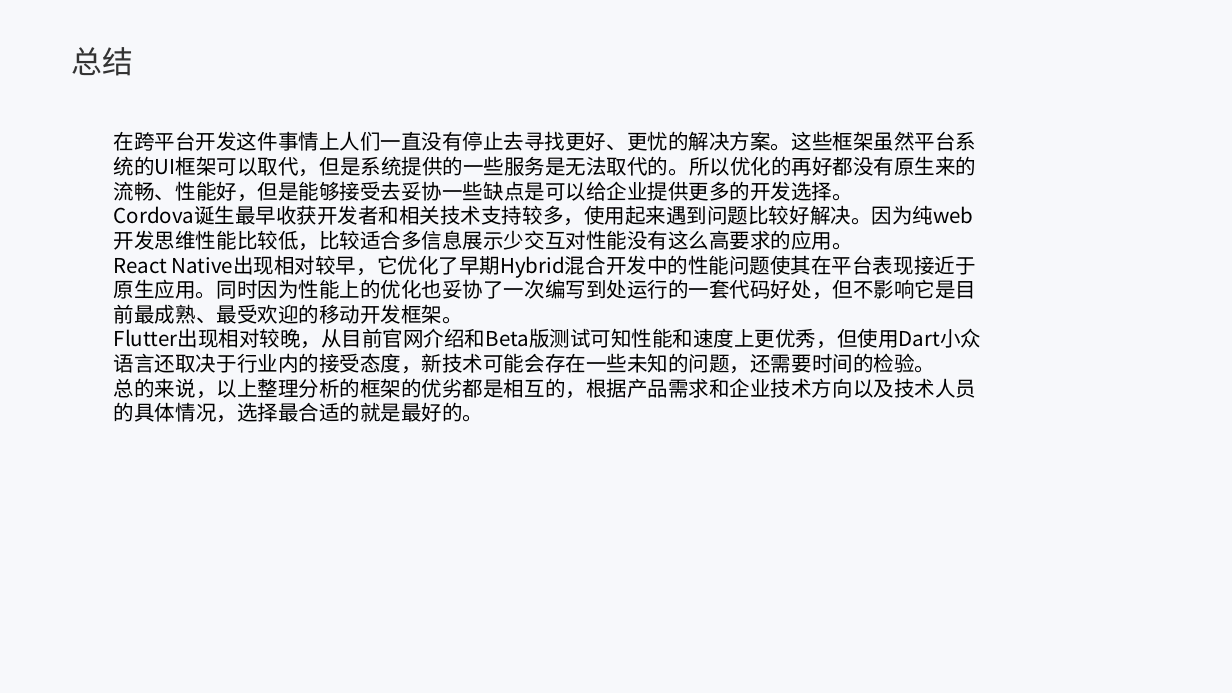
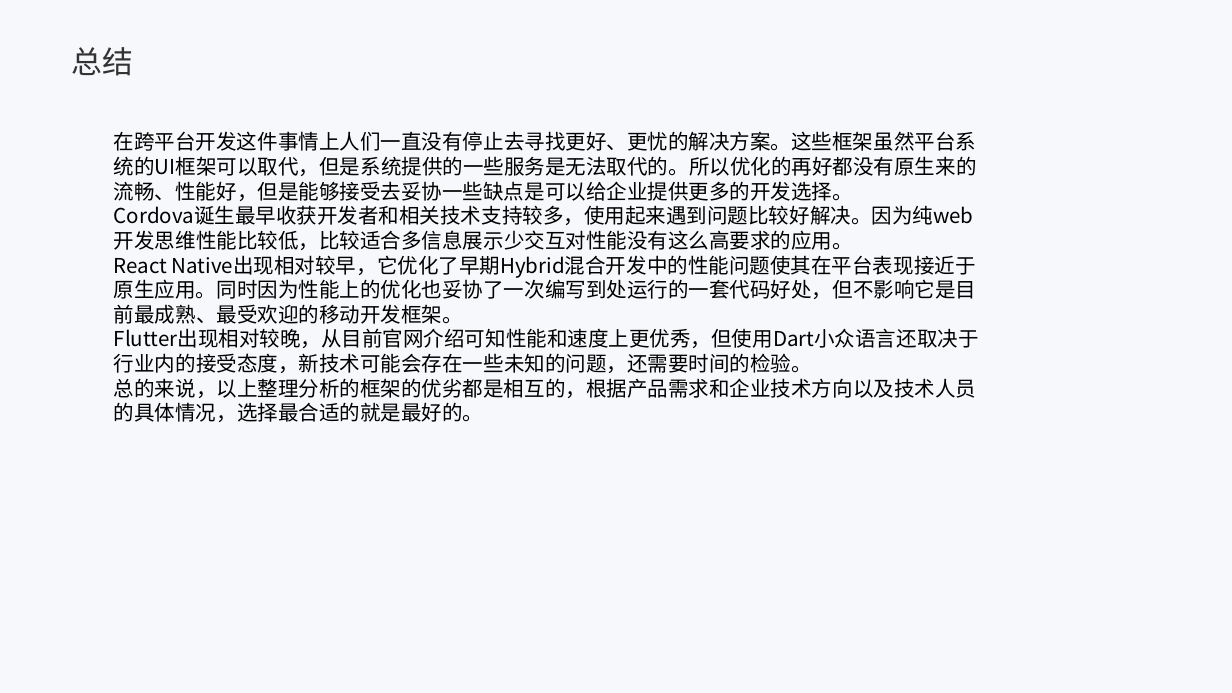
Before and after one commit to fenglipk/react-native-demo, a slide deck: slide 12 of 移动端开发分享.pptx (slide 11 before the commit). Drawn at 1232x693 pixels with LibreOffice and Linux fonts; fonts in the diff are those of the drawing; background and template pictures are left out. Boxes give left, top, right and bottom in pixels: in the first picture for what was removed or moved away, otherwise in the second. Text is boxed around its words. In the diff, an @@ line names an element or a change of style, - is before the commit and + after.

```diff
--- a/移动端开发分享.pptx
+++ b/移动端开发分享.pptx
@@ text at [114, 328, 979, 373]: text changed @@
-Flutter出现相对较晚，从目前官网介绍和Beta版测试可知性能和速度上更优秀，但使用Dart小众语言还取决于行业内的接受态度，新技术可能会存在一些未知的问题，还需要时间的检验。
+Flutter出现相对较晚，从目前官网介绍可知性能和速度上更优秀，但使用Dart小众语言还取决于行业内的接受态度，新技术可能会存在一些未知的问题，还需要时间的检验。
```
Also in this commit, not shown: 1 other slide changed, 1 slide added, 1 other file.
